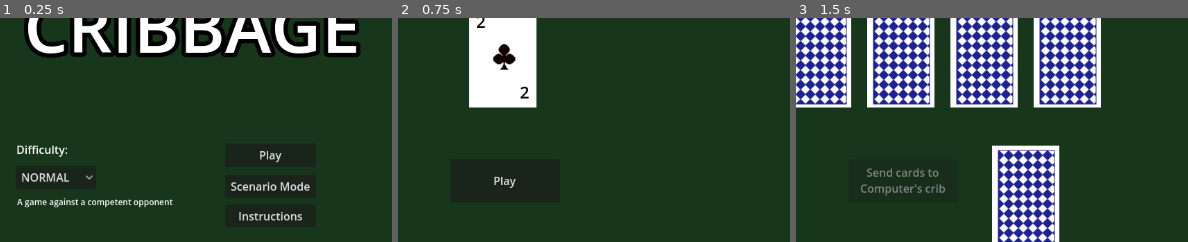
Above: before the commit, frames 1-3 (left to right).
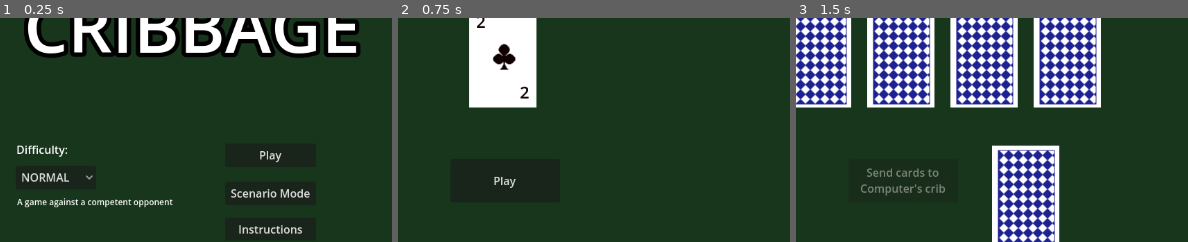
Above: after the commit, the same moments.

Repository: j-gruhn/cribbage
Game: Godot game, scene res://game.tscn
Same seed, same stepped clock (60 frames per second), same inputs: the game is played once before the commit and once after it.
Inputs:
- Up to frame 1 (0.25 s): no input
- Up to frame 2 (0.75 s): click "Play" at 0.5 s
- Up to frame 3 (1.5 s): click "Play" at 1.25 s
The pictures show only the part of the screen within x 24-74%, y 10-60%; the shares and areas given below are measured in that part.

The runs differ from the first frame. In frame 1, 1.6% of the frame differs, in the area x 58-80%, y 73-97%; in frame 2, nothing differs; in frame 3, nothing differs.

Commit message:
removing debugger warnings and minor UI changes

Diff:
--- a/card.gd
+++ b/card.gd
@@ -17,7 +17,7 @@
 
 var card_scene = preload("res://card.tscn")
 
-signal card_clicked
+#signal card_clicked
 
 ## assigning suits to red and black colors
 const SUIT_DICT: Dictionary = {
--- a/game.gd
+++ b/game.gd
@@ -40,7 +40,7 @@
 
 @export var STAGE: String
 
-var card_code: String
+#var card_code: String
 var round_count: int
 
 ## point to all the nodes/children needed from the other scenes
@@ -326,28 +326,28 @@
 
 	# show player's cards (face up)
 	for i in range(HAND_PLAYER.size()):
-		var card = card_scene.instantiate()
-		card.code = HAND_PLAYER[i]
-		cards_player_node.add_child(card)
-		card.position = Vector2(CARD_X[i], CARD_Y['Player'])
-		card.show_face()
-		card.selected = false
+		var j = card_scene.instantiate()
+		j.code = HAND_PLAYER[i]
+		cards_player_node.add_child(j)
+		j.position = Vector2(CARD_X[i], CARD_Y['Player'])
+		j.show_face()
+		j.selected = false
 
 	# show computer's cards (face down)
 	for i in range(HAND_COMPUTER.size()):
-		var card = card_scene.instantiate()
-		card.code = HAND_COMPUTER[i]
-		cards_computer_node.add_child(card)
-		card.position = Vector2(CARD_X[i], CARD_Y['Computer'])
-		card.show_back()
-		card.selected = false
+		var j = card_scene.instantiate()
+		j.code = HAND_COMPUTER[i]
+		cards_computer_node.add_child(j)
+		j.position = Vector2(CARD_X[i], CARD_Y['Computer'])
+		j.show_back()
+		j.selected = false
 
 	## populate the cut card node and show the card face down on the table
-	var card = card_scene.instantiate()
-	card.code = CARD_CUT
-	cards_cut_node.add_child(card)
-	card.position = Vector2(CARD_X[4.5], CARD_Y['Cut'])
-	card.show_back()
+	var c = card_scene.instantiate()
+	c.code = CARD_CUT
+	cards_cut_node.add_child(c)
+	c.position = Vector2(CARD_X[4.5], CARD_Y['Cut'])
+	c.show_back()
 
 func select_cards_for_crib_player():
 	## card selection handled by logic in card.gd
@@ -443,14 +443,11 @@
 	## on easy difficulty, randomly select two computer cards to send to the crib
 	var card: Area2D
 	var tmp_hand: Array
-	var tmp_crib: Array
-	var score_dict_hand: Dictionary
-	var score_dict_crib: Dictionary
 	table_button.visible = false
 
 	if DIFFICULTY == 'EASY':
 		for i in range(2):
-			card_code = HAND_COMPUTER[randi() % HAND_COMPUTER.size()]
+			var card_code = HAND_COMPUTER[randi() % HAND_COMPUTER.size()]
 			CRIB.append(card_code)
 			HAND_COMPUTER.erase(card_code)
 			card = get_child_from_card_node(cards_computer_node, card_code)
@@ -491,13 +488,11 @@
 
 func calculate_best_crib_decision(bln_hint=false):
 
-	var tmp_hand: Array
 	var tmp_crib: Array
 	var score_dict_hand: Dictionary
 	var score_dict_crib: Dictionary
 	var all_scores: Dictionary
 	var all_cribs: Dictionary
-	var expected_val_dict: Dictionary
 	var highest_score: float = -999.00
 	var highest_hand: Array = []
 	var highest_score_hand: float = 0.00
@@ -860,12 +855,10 @@
 	var played_card_offset: int = 4 - HAND_COMPUTER.size()
 	var eligible_cards: Array
 	var points: float
-	var points_ev_dict: Dictionary
 	var player_points_ev: float
 	var max_points_ev: float
 	var nextcard_odds: Dictionary
-	var odds_rebalanced: Dictionary
-	var rebalance_sum: float
+	var card_code: String
 
 	eligible_cards = check_card_eligibility_computer()
 
@@ -876,22 +869,9 @@
 			nextcard_odds = create_nextcard_probability_dict()
 			max_points_ev = -999.00
 			for test_card in eligible_cards:
-				#odds_rebalanced = {}
-				#rebalance_sum = 0.00
 				points = float(calculate_points_in_play([test_card]))
 
 				player_points_ev = 0.00
-				#for key in CARD_RANK:
-					#if int(score_played.text) + CARD_RANK[test_card[0]][0] + CARD_RANK[key][0] <= 31:
-						#odds_rebalanced[key] = nextcard_odds[key]
-						#
-				#for key in odds_rebalanced:
-					#rebalance_sum += nextcard_odds[key]
-					#
-				#for key in odds_rebalanced:
-					#odds_rebalanced[key] = nextcard_odds[key] / rebalance_sum
-				### need to create a subset of key rank here where (running total + test card + next card) <= 31
-				### then rebalance next card odds
 
 				for key in CARD_RANK:
 					if int(score_played.text) + CARD_RANK[test_card[0]][0] + CARD_RANK[key][0] <= 31:
--- a/menu.tscn
+++ b/menu.tscn
@@ -26,16 +26,16 @@
 
 [node name="Scenario_Button" type="Button" parent="."]
 offset_left = 613.0
-offset_top = 294.0
+offset_top = 304.0
 offset_right = 744.0
-offset_bottom = 328.0
+offset_bottom = 338.0
 text = "Scenario Mode"
 
 [node name="Help_Button" type="Button" parent="."]
 offset_left = 613.0
-offset_top = 337.0
+offset_top = 356.0
 offset_right = 744.0
-offset_bottom = 370.0
+offset_bottom = 389.0
 text = "Instructions"
 
 [node name="Option_Difficulty" type="OptionButton" parent="."]
--- a/table.gd
+++ b/table.gd
@@ -64,7 +64,7 @@
 		$ScoreEntry.text = filtered_text
 		$ScoreEntry.caret_column = filtered_text.length()
 
-func _on_score_submitted(text: String):
+func _on_score_submitted(_text: String):
 	pass
 
 
